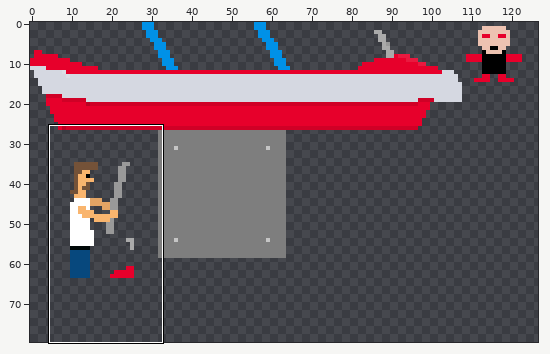
File history of a sprite sheet, resource/tiles_atlas_0.png. The first picture is a wide view before the edit; the outline marks the close-up.
Close-up. Old version:
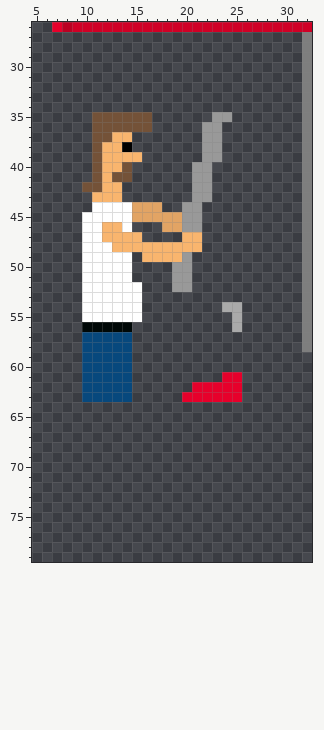
The file is 128x128 pixels. Pixels under 10% opacity are left out. Colours within 5 levels of each other are drawn and written as one. Shown: x 5..32, y 26..79. The wide view leaves out empty margins.
After:
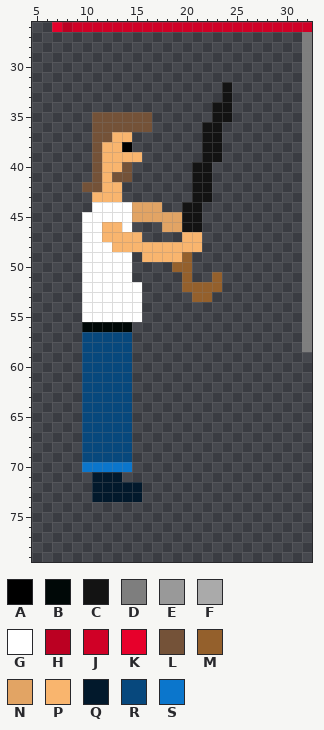
Palette (. is transparent): A #000000  B #000807  C #131313  D #7e7e7e  E #999999  F #aaaaaa  G #ffffff  H #bb0022  J #d00026  K #e7002b  L #745238  M #94602c  N #e2a464  P #f9b56e  Q #02192c  R #07487d  S #0b76cc
Difference:
Changed rows in their new state; - is an unchanged pixel.
first column x 19:
32 -----C-
33 -----C-
34 ----CC-
35 ----CC-
36 ---CC--
37 ---CC--
38 ---CC--
39 ---CC--
40 --CC---
41 --CC---
42 --CC---
43 --CC---
44 -CC----
45 -CC----
46 -CC----
49 -M-----
50 MM-----
51 .M--M--
52 .MMMM--
53 --MM---
54 -----..
55 ------.
56 ------.
first column x 10:
61 --------------..
62 -----------.....
63 ----------......
64 RRRRR-----------
65 RRRRR-----------
66 RRRRR-----------
67 RRRRR-----------
68 RRRRR-----------
69 RRRRR-----------
70 SSSSS-----------
71 -QQQ------------
72 -QQQQQ----------
73 -QQQQQ----------
